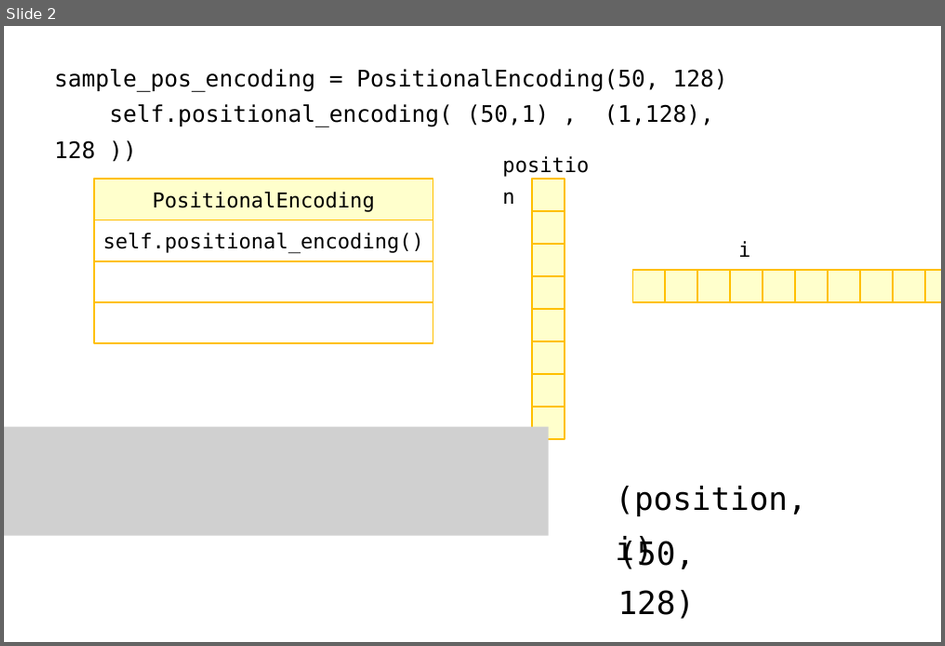
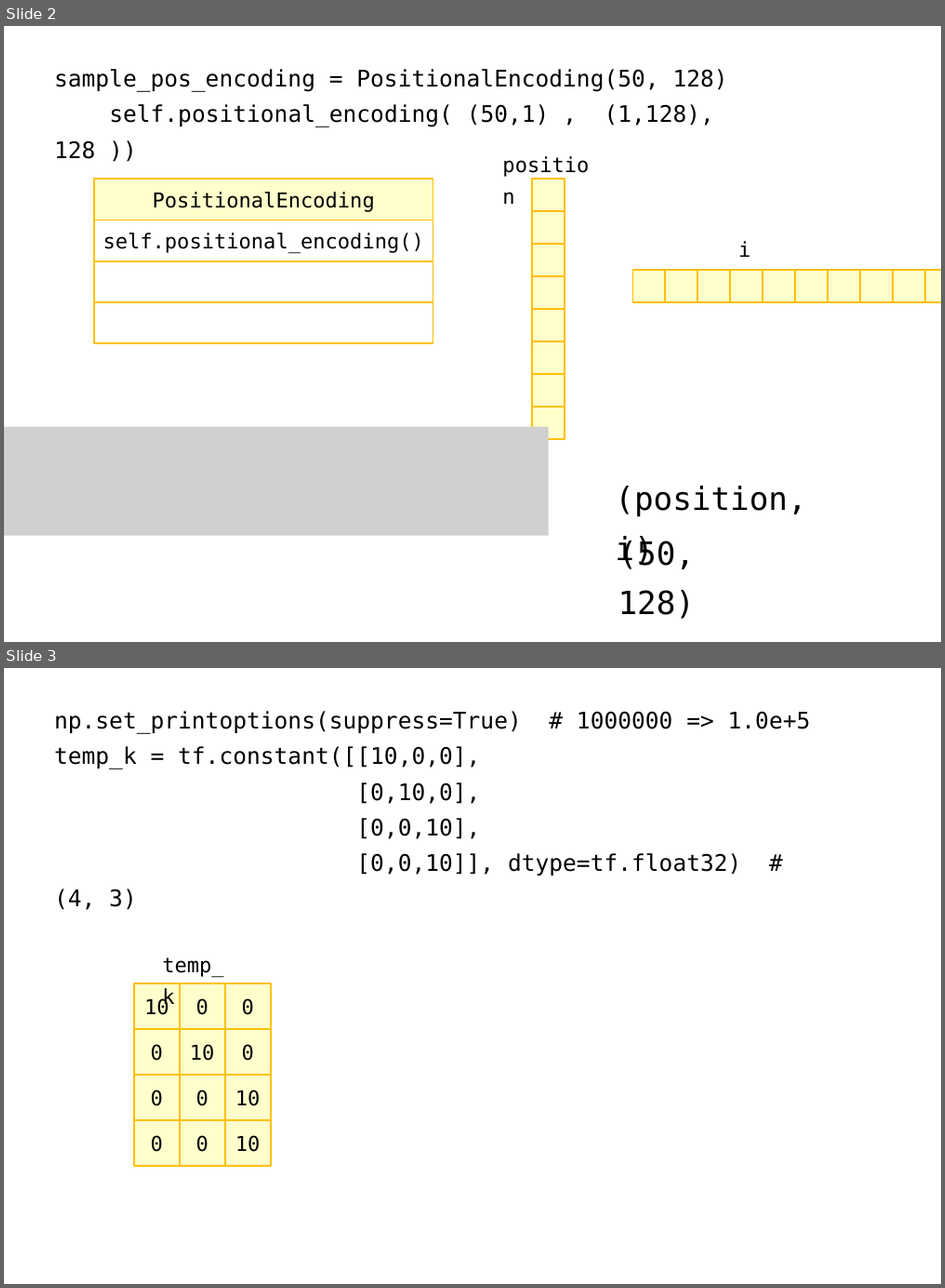
Before and after one commit to imguru-mooc/deep_learning_nlp, a slide deck: 트랜스포머분석_판서.pptx. Shown one above the other, each under a label of ours: slide 2 before the commit, slides 2 and 3 after it. The pictures are 945x646 and 945x1288 pixels, drawn with LibreOffice and Linux fonts; fonts in the diff are those of the drawing; grey boxes stand for pictures. Boxes give left, top, right and bottom in pixels: in the first picture for what was removed or moved away, otherwise in the second. Text is boxed around its words. In the diff, an @@ line names an element or a change of style, - is before the commit and + after.

```diff
--- a/트랜스포머분석_판서.pptx
+++ b/트랜스포머분석_판서.pptx
@@ slide 3 added at (4,668,941,1284), background #FFFFFF @@
@@ text added at (54,711,811,875), 20 pt, text #000000 @@
+np.set_printoptions(suppress=True) # 1000000 => 1.0e+5
+temp_k = tf.constant([[10,0,0],
+[0,10,0],
+[0,0,10],
+[0,0,10]], dtype=tf.float32) # (4, 3)
@@ text added at (162,957,223,1009), 18 pt, text #000000 @@
+temp_k
@@ rectangle added at (133,983,179,1028), fill #FFFFCC, outline #FFC000 1.5 pt, 18 pt, text #000000 @@
+10
@@ rectangle added at (180,983,224,1028), fill #FFFFCC, outline #FFC000 1.5 pt, 18 pt, text #000000 @@
+0
@@ rectangle added at (224,983,270,1028), fill #FFFFCC, outline #FFC000 1.5 pt, 18 pt, text #000000 @@
+0
@@ rectangle added at (133,1029,179,1074), fill #FFFFCC, outline #FFC000 1.5 pt, 18 pt, text #000000 @@
+0
@@ rectangle added at (180,1029,224,1074), fill #FFFFCC, outline #FFC000 1.5 pt, 18 pt, text #000000 @@
+10
@@ rectangle added at (224,1029,270,1074), fill #FFFFCC, outline #FFC000 1.5 pt, 18 pt, text #000000 @@
+0
@@ rectangle added at (133,1074,179,1119), fill #FFFFCC, outline #FFC000 1.5 pt, 18 pt, text #000000 @@
+0
@@ rectangle added at (180,1074,224,1119), fill #FFFFCC, outline #FFC000 1.5 pt, 18 pt, text #000000 @@
+0
@@ rectangle added at (224,1074,270,1119), fill #FFFFCC, outline #FFC000 1.5 pt, 18 pt, text #000000 @@
+10
@@ rectangle added at (133,1119,179,1165), fill #FFFFCC, outline #FFC000 1.5 pt, 18 pt, text #000000 @@
+0
@@ rectangle added at (180,1119,224,1165), fill #FFFFCC, outline #FFC000 1.5 pt, 18 pt, text #000000 @@
+0
@@ rectangle added at (224,1119,270,1165), fill #FFFFCC, outline #FFC000 1.5 pt, 18 pt, text #000000 @@
+10
```
Also in this commit, not shown: 11 other slides added.
